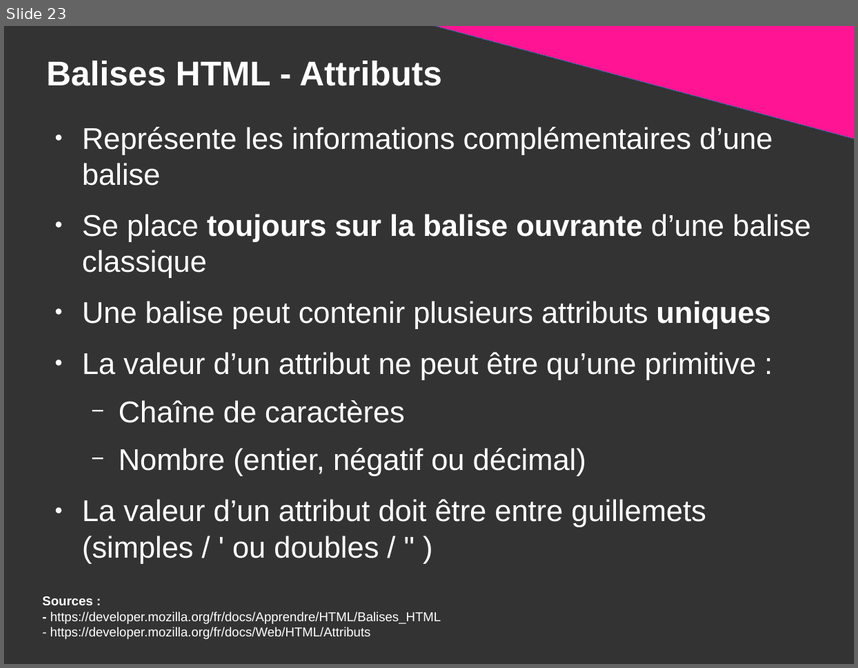
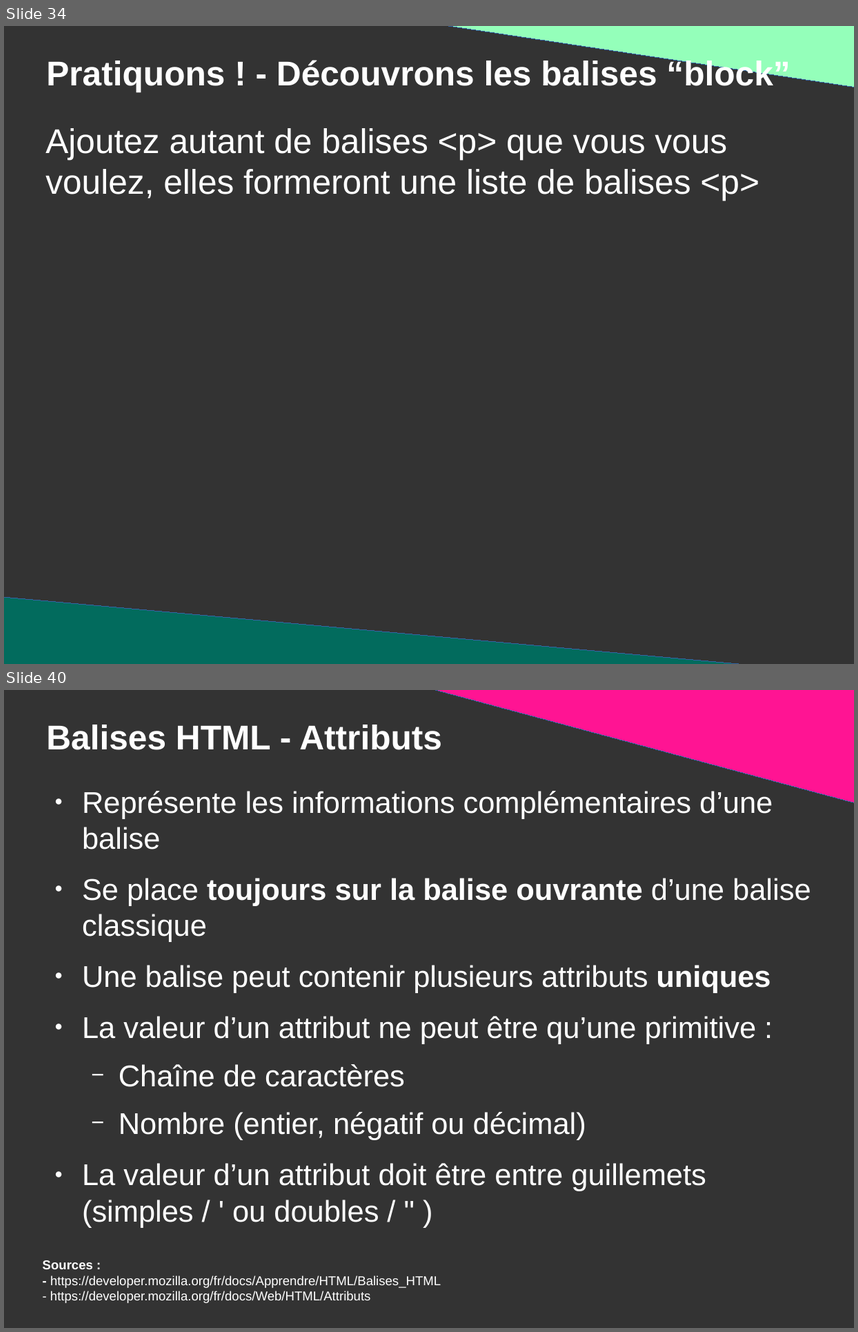
Before and after one commit to DanYellow/presentations, a slide deck: mmi/html/travaux-pratiques/numero-1/presentation.odp. Shown one above the other, each under a label of ours: slide 23 before the commit, slides 34 and 40 after it; the slides between them are not shown. The pictures are 858x668 and 858x1332 pixels, drawn with LibreOffice and Linux fonts; fonts in the diff are those of the drawing. Boxes give left, top, right and bottom in pixels: in the first picture for what was removed or moved away, otherwise in the second. Text is boxed around its words. In the diff, an @@ line names an element or a change of style, - is before the commit and + after.

```diff
--- a/mmi/html/travaux-pratiques/numero-1/presentation.odp
+++ b/mmi/html/travaux-pratiques/numero-1/presentation.odp
@@ slide 34 added at (4, 26, 854, 664), background #333333 @@
@@ right triangle added at (418, 26, 854, 87), fill #94FFBA, outline #3465A4 0 pt @@
@@ title added at (46, 58, 790, 92), 32 pt, text #FFFFFF, bold @@
+Pratiquons ! - Découvrons les balises “block”
@@ text added at (45, 128, 760, 201), 32 pt, text #FFFFFF @@
+Ajoutez autant de balises <p> que vous vous voulez, elles formeront une liste de balises <p>
@@ right triangle added at (4, 597, 799, 664), fill #026B5D, outline #3465A4 0 pt @@
@@ what was slide 23 is now slide 40 @@
```
Also in this commit, not shown: 8 slides changed, 14 other slides added, 1 slide removed, 3 other files.
